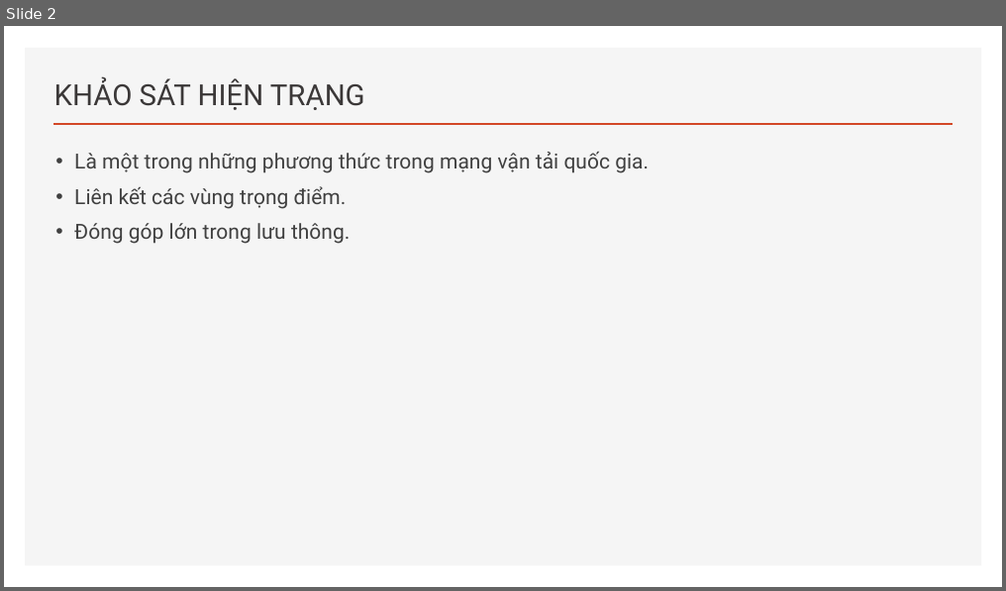
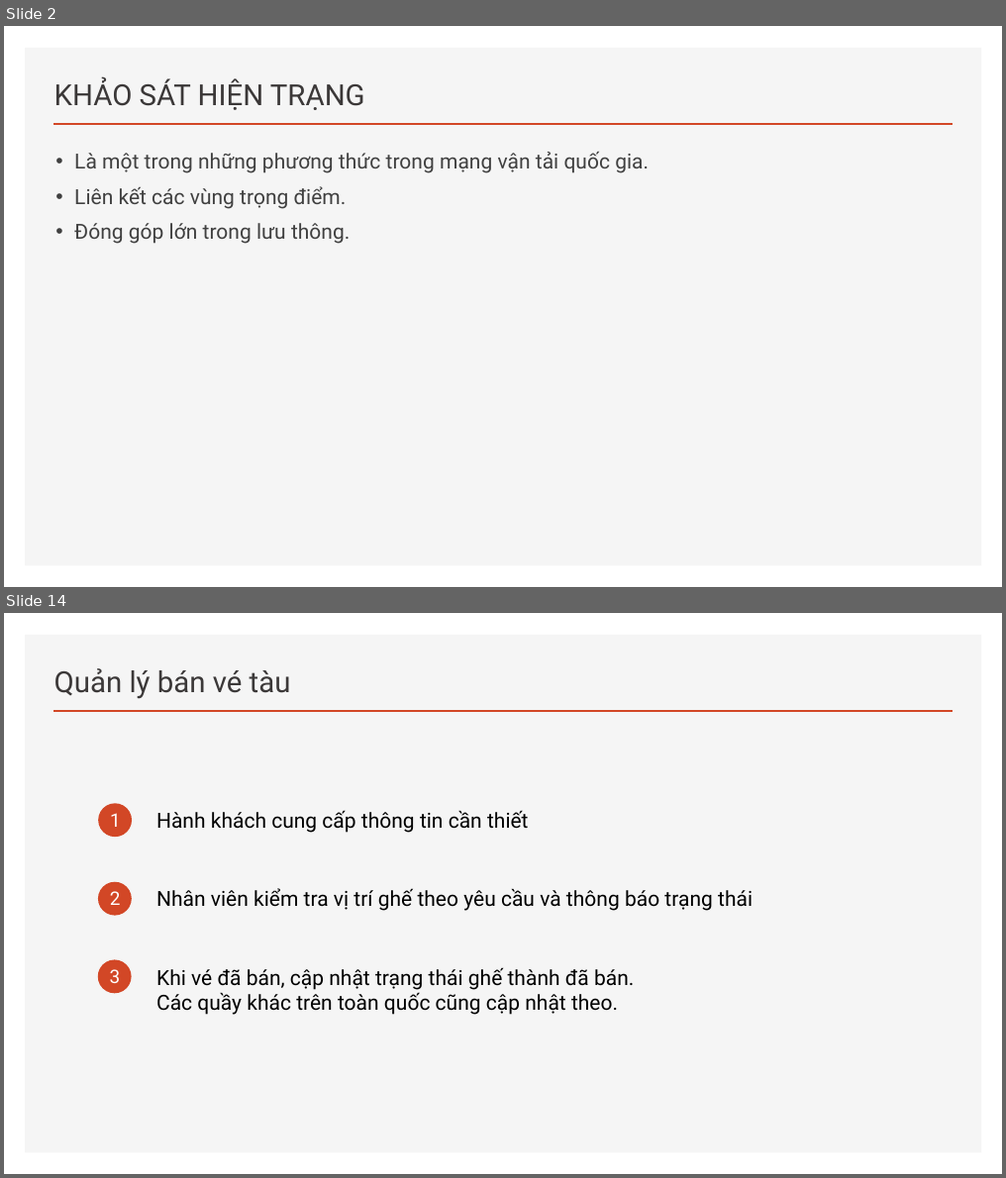
Before and after one commit to hiepatk99/CSDL_PT, a slide deck: 1-BC1-P8.pptx. Shown one above the other, each under a label of ours: slide 2 before the commit, slides 2 and 14 after it; the slides between them are not shown. The pictures are 1006x591 and 1006x1178 pixels, drawn with LibreOffice and Linux fonts; fonts in the diff are those of the drawing. Boxes give left, top, right and bottom in pixels: in the first picture for what was removed or moved away, otherwise in the second. Text is boxed around its words. In the diff, an @@ line names an element or a change of style, - is before the commit and + after.

```diff
--- a/1-BC1-P8.pptx
+++ b/1-BC1-P8.pptx
@@ slide 14 added at [4, 613, 1002, 1174], background #FFFFFF; not listed: 2 template elements that a slide beside it also shows @@
@@ title added at [54, 668, 291, 699], 28 pt, text #3B3838 @@
+Quản lý bán vé tàu
@@ ellipse added at [98, 803, 132, 837], fill #D24726 @@
@@ text added at [110, 813, 121, 827], 18 pt, text #FFFFFF @@
+1
@@ text added at [156, 810, 529, 833], 20 pt, text #000000 @@
+Hành khách cung cấp thông tin cần thiết
@@ ellipse added at [98, 881, 132, 916], fill #D24726 @@
@@ text added at [110, 891, 121, 905], 18 pt, text #FFFFFF @@
+2
@@ text added at [156, 888, 752, 911], 20 pt, text #000000 @@
+Nhân viên kiểm tra vị trí ghế theo yêu cầu và thông báo trạng thái
@@ ellipse added at [98, 960, 132, 994], fill #D24726 @@
@@ text added at [156, 967, 634, 1015], 20 pt, text #000000 @@
+Khi vé đã bán, cập nhật trạng thái ghế thành đã bán.
+Các quầy khác trên toàn quốc cũng cập nhật theo.
@@ text added at [110, 969, 121, 983], 18 pt, text #FFFFFF @@
+3
```
Also in this commit, not shown: 5 slides changed, 8 other slides added, 3 slides removed.
